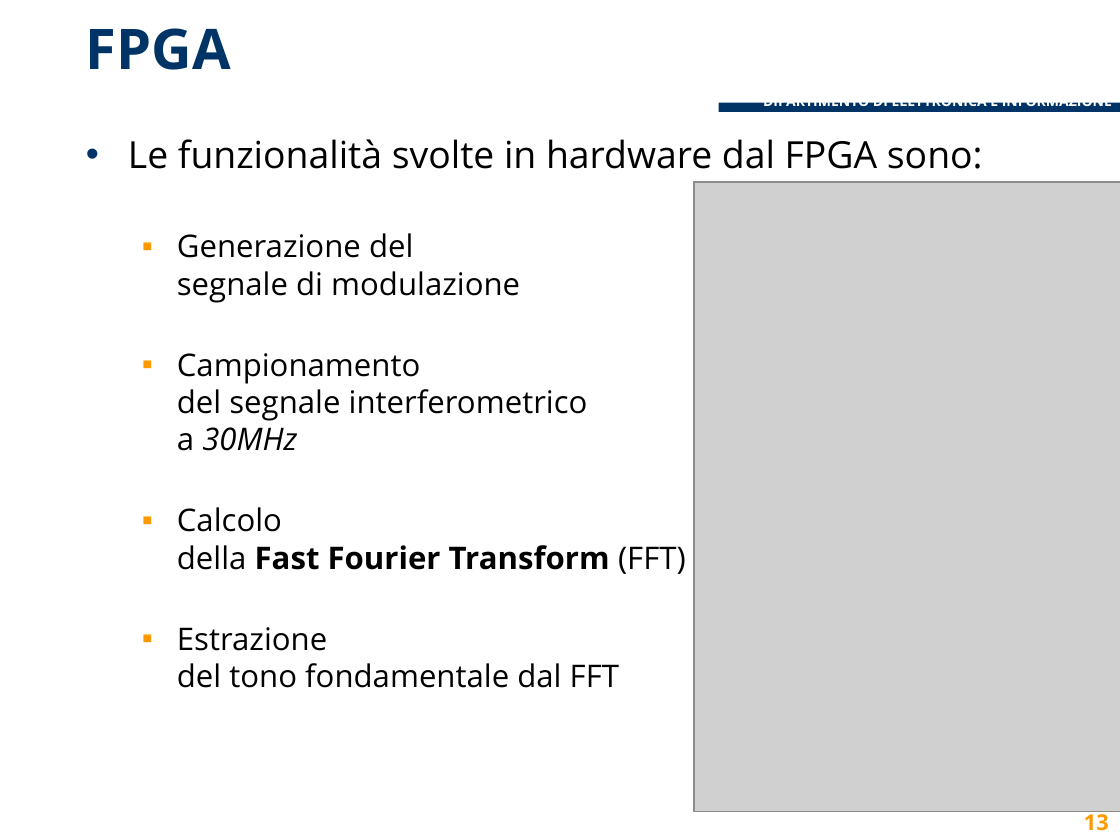
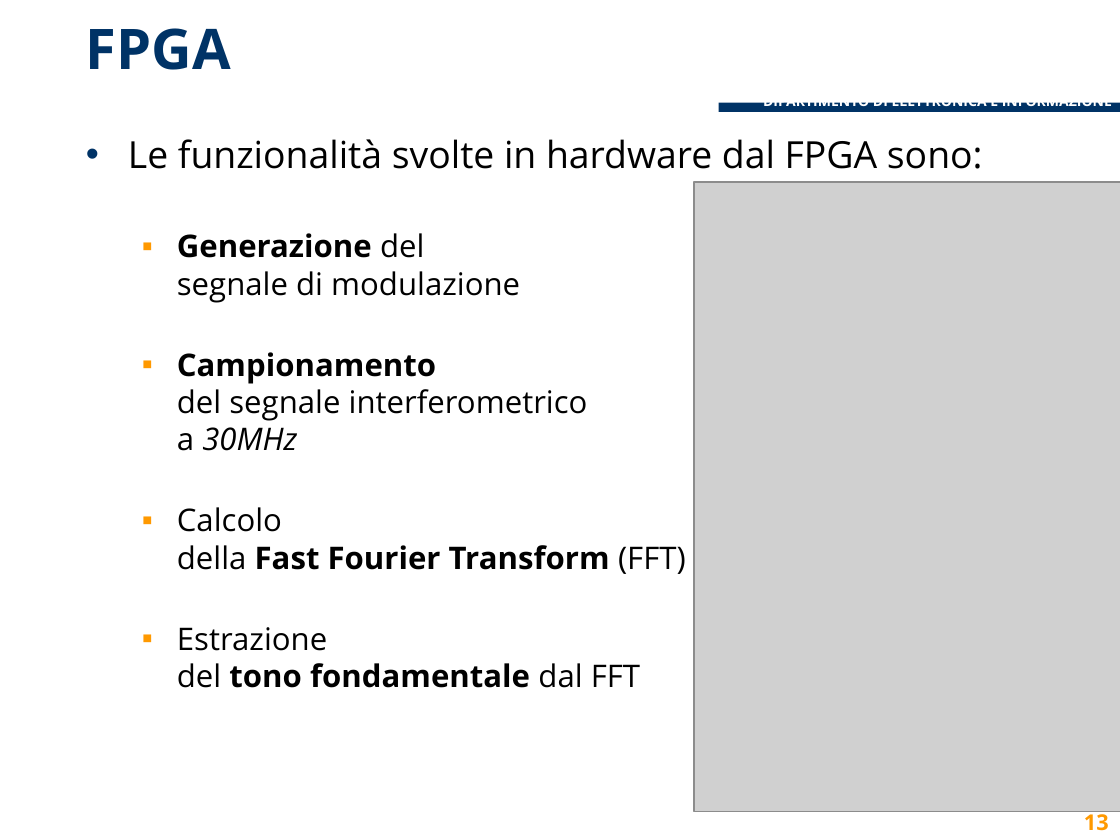
Before and after one commit to lcavagnispolimi/thesis_latex, a slide deck: slide 13 of presentazione_discussione.pptx. Drawn at 1120x840 pixels with LibreOffice and Linux fonts; fonts in the diff are those of the drawing; grey boxes stand for pictures; background and template pictures are left out. Boxes give left, top, right and bottom in pixels: in the first picture for what was removed or moved away, otherwise in the second. Text is boxed around its words. In the diff, an @@ line names an element or a change of style, - is before the commit and + after.

```diff
--- a/presentazione_discussione.pptx
+++ b/presentazione_discussione.pptx
@@ text at (177, 233, 640, 688): bold on in "Generazione", "Campionamento", "tono fondamentale" @@
```
Also in this commit, not shown: 11 other slides changed.
